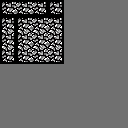
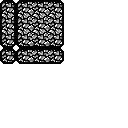
Revision of a layered 128px x 128px image; what changed, layer by layer:
removed layer "Ebene 27" over [48, 0, 64, 16]
removed layer "Ebene 26" over [0, 0, 64, 64]
added layer "Ebene 2" above "Ebene 3" over [0, 48, 16, 64]
added layer "Ebene 3" above "Ebene 4" over [16, 48, 64, 64]
added layer "Ebene 4" above "Ebene 1" over [0, 0, 16, 48]
painted on "Ebene 1" over [0, 0, 128, 128]
